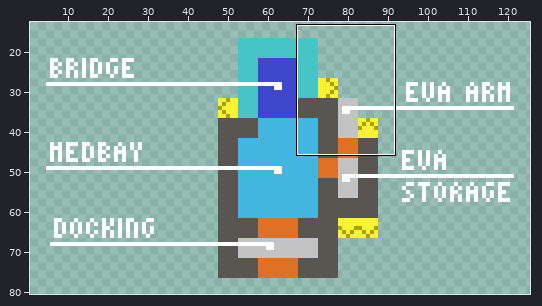
Sprite sheet -- Resources/Textures/_NF/Guidebook/shuttle_maps/128x96.rsi/spirit.png. Above: a wide view before the commit, with the close-up outlined.
Close-up. First the earlier version:
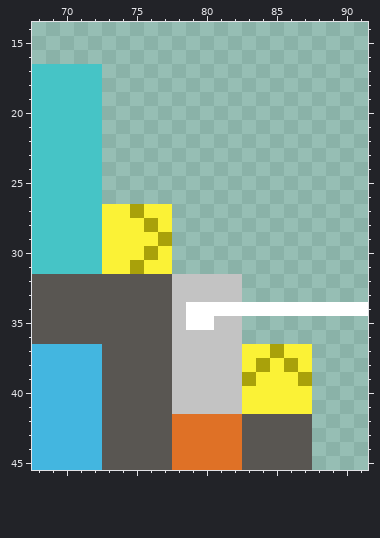
The file is 128x96 pixels. Shown: x 68..91, y 14..45. The wide view leaves out empty margins. The commit also changed other parts of the picture, which this record leaves out.
Now the later version:
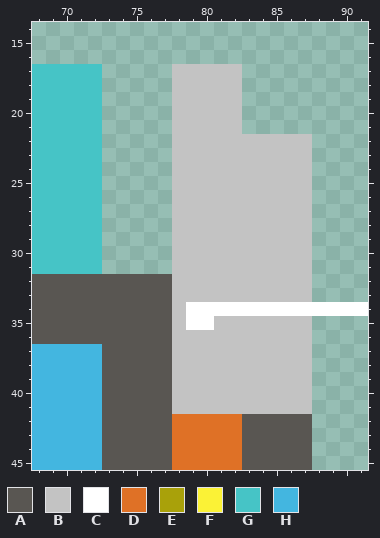
Palette (. is transparent): A #595652  B #c3c3c3  C #ffffff  D #df7126  E #a9a10a  F #fbf236  G #46c4c6  H #43b6e0
Changes in this commit:
{"y":17,"x":78,"old":".....","new":"BBBBB"}
{"y":18,"x":78,"old":".....","new":"BBBBB"}
{"y":19,"x":78,"old":".....","new":"BBBBB"}
{"y":20,"x":78,"old":".....","new":"BBBBB"}
{"y":21,"x":78,"old":".....","new":"BBBBB"}
{"y":22,"x":78,"old":"..........","new":"BBBBBBBBBB"}
{"y":23,"x":78,"old":"..........","new":"BBBBBBBBBB"}
{"y":24,"x":78,"old":"..........","new":"BBBBBBBBBB"}
{"y":25,"x":78,"old":"..........","new":"BBBBBBBBBB"}
{"y":26,"x":78,"old":"..........","new":"BBBBBBBBBB"}
{"y":27,"x":73,"old":"FFEFF..........","new":".....BBBBBBBBBB"}
{"y":28,"x":73,"old":"FFFEF..........","new":".....BBBBBBBBBB"}
{"y":29,"x":73,"old":"FFFFE..........","new":".....BBBBBBBBBB"}
{"y":30,"x":73,"old":"FFFEF..........","new":".....BBBBBBBBBB"}
{"y":31,"x":73,"old":"FFEFF..........","new":".....BBBBBBBBBB"}
{"y":32,"x":83,"old":".....","new":"BBBBB"}
{"y":33,"x":83,"old":".....","new":"BBBBB"}
{"y":35,"x":83,"old":".....","new":"BBBBB"}
{"y":36,"x":83,"old":".....","new":"BBBBB"}
{"y":37,"x":83,"old":"FFEFF","new":"BBBBB"}
{"y":38,"x":83,"old":"FEFEF","new":"BBBBB"}
{"y":39,"x":83,"old":"EFFFE","new":"BBBBB"}
{"y":40,"x":83,"old":"FFFFF","new":"BBBBB"}
{"y":41,"x":83,"old":"FFFFF","new":"BBBBB"}
